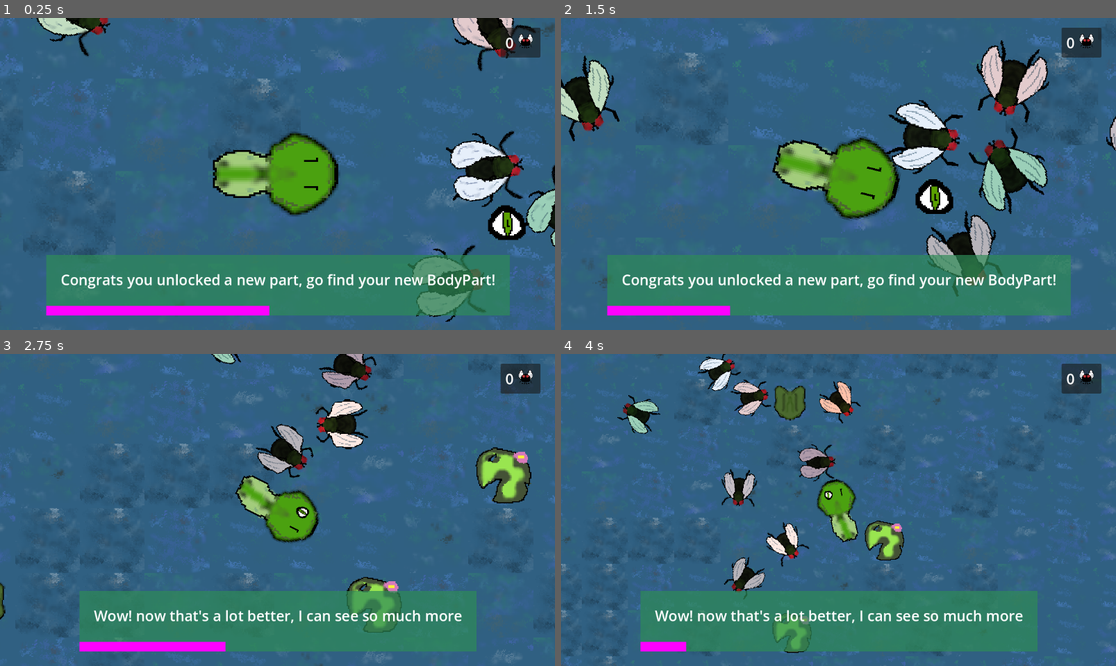
Above: before the commit, frames 1-4 (two rows, left to right).
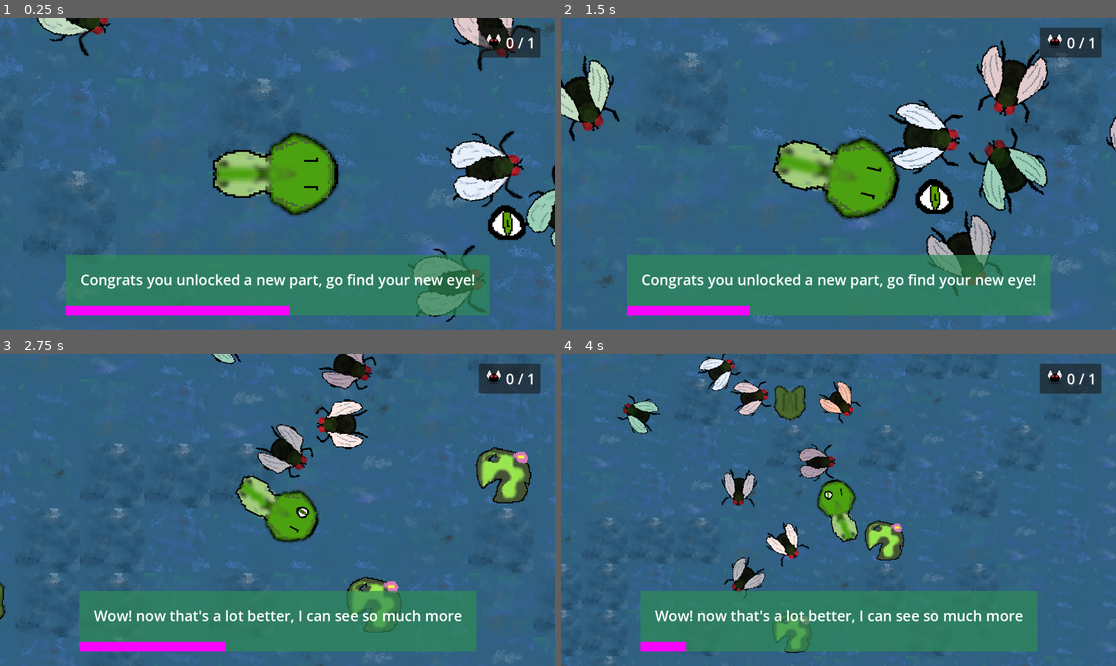
Above: after the commit, the same moments.

Repository: ibricchi/kikkerkoken
Game: Godot game, scene res://swamp.tscn
Same seed, same stepped clock (60 frames per second), same inputs: the game is played once before the commit and once after it.
Inputs:
- Up to frame 1 (0.25 s): no input
- Up to frame 2 (1.5 s): hold D (right) 0.53-1.28 s; tap Space (space) at 0.6, 1.35 s; hold S (down) from 1.28 s (still down)
- Up to frame 3 (2.75 s): release S (down) at 2.03 s; hold D (right) from 2.03 s (still down); tap Space (space) at 2.1 s
- Up to frame 4 (4 s): release D (right) at 2.78 s; hold W (up) 2.78-3.53 s; tap Space (space) at 2.85, 3.6 s; hold A (left) from 3.53 s (still down)

The runs differ from the first frame. In frame 1, 3.4% of the frame differs, in the area x 8-96%, y 3-96%; in frame 2, 3.5%; in frame 3, 0.5%; in frame 4, 0.5%.

Commit message:
Add cooldown ui percentage

Diff:
--- a/scripts/body_part.gd
+++ b/scripts/body_part.gd
@@ -45,7 +45,7 @@
 
 static func create_tounge() -> BodyPart:
 	var part: BodyPart = bp_scene.instantiate()
-	part.part_name = "eye"
+	part.part_name = "tounge"
 	part.part_type = PartType.TOUNGE
 	part.part_img = preload("res://assets/tounge.png")
 	return part
--- a/scripts/player.gd
+++ b/scripts/player.gd
@@ -8,6 +8,7 @@
 @export var push_force: float = 20000
 @export var rotation_speed: float = 10
 @export var zoom_time: float = 2
+@export var initial_zoom: Vector2 = Vector2(3, 3)
 
 # children
 @onready var camera: Camera2D = $camera
@@ -16,7 +17,7 @@
 @onready var right_eye = $right_eye
 
 # Internal info
-var zoom: Vector2 = Vector2(3, 3):
+var zoom: Vector2:
 	set(_zoom):
 		zoom = _zoom
 		camera.zoom = zoom
@@ -24,7 +25,7 @@
 var zoom_tween: Tween = create_tween()
 
 func _ready() -> void:
-	camera.zoom = zoom
+	zoom = initial_zoom
 
 func get_movement_input():
 	var input = Vector2()
--- a/scripts/swamp.gd
+++ b/scripts/swamp.gd
@@ -1,4 +1,5 @@
 extends Node
+class_name SwampLevel
 
 # Control vars
 @export var number_to_spwan: int = 20
@@ -12,6 +13,9 @@
 @onready var ui: SwampUI = $UI
 @onready var player: Player = $player
 
+# Signals
+signal points_changed(points, points_to_next_part)
+
 # Internal values
 var flies = []
 var points_to_next_part: int = 1;
@@ -19,11 +23,7 @@
 var points: int = 0:
 	set(new_points):
 		points = new_points
-		if not body_part_available and points >= points_to_next_part:
-			points -= points_to_next_part
-			points_to_next_part *= ptnp_mult
-			release_a_new_part()
-		ui.update_point_counter(points)
+		points_changed.emit(points, points_to_next_part)
 var in_order_parts: Array[Callable] = [
 	BodyPart.create_eye,
 ]
@@ -31,7 +31,10 @@
 	BodyPart.create_eye,
 	BodyPart.create_tounge,
 ]
-var body_part_available: bool = false
+var body_part_available: bool = false:
+	set(v):
+		body_part_available = v
+		check_points_for_parts()
 var target_body_part: BodyPart
 var seen_first_eye: bool = false
 
@@ -59,7 +62,7 @@
 			randf_range(random_y_start, random_y_end)
 		)
 		ui.show_direction_to(new_part)
-		ui.notify("Congrats you unlocked a new part, go find your new %s!" % new_part.name)
+		ui.notify("Congrats you unlocked a new part, go find your new %s!" % new_part.part_name)
 		body_part_available = true
 		target_body_part = new_part
 
@@ -71,12 +74,19 @@
 	if type == BodyPart.PartType.TOUNGE:
 		ui.notify("Press space to use your new sticky tounge!")
 
+func check_points_for_parts():
+	if not body_part_available and points >= points_to_next_part:
+		points -= points_to_next_part
+		points_to_next_part *= ptnp_mult
+		release_a_new_part()
+
 func entered_point_trap(fly: Node2D):
 	if fly is Fly:
 		flies.erase(fly)
 		self.remove_child(fly)
 		fly.queue_free()
 		points += 1
+		check_points_for_parts()
 		spawn_fly()
 
 # Called when the node enters the scene tree for the first time.
@@ -84,7 +94,8 @@
 	# setup ui
 	points = 0
 	ui.player = player
-
+	ui.connect_to_swamp_level_signals(self)
+	ui.connect_to_player_signals(player)
 	# spwan flies
 	for i in number_to_spwan:
 		spawn_fly()
--- a/scripts/swamp_ui.gd
+++ b/scripts/swamp_ui.gd
@@ -9,8 +9,20 @@
 # POINTS UI ELEMENT
 #
 @onready var points_label: Label = $MarginContainer/PanelContainer/MarginContainer/GridContainer/points
-func update_point_counter(points: int):
-	points_label.text = str(points)
+func update_point_counter(points: int, points_to_next: int):
+	points_label.text = "%d / %d" % [points, points_to_next]
+
+#
+# TOUNGE COOLDOWN UI ELEMEENT
+#
+@onready var tounge_img: TextureRect = $MarginContainer/PanelContainer/MarginContainer/GridContainer/tounge_img
+@onready var tounge_level: Label = $MarginContainer/PanelContainer/MarginContainer/GridContainer/tounge
+func tounge_cooldown(level: float):
+	if not tounge_img.visible:
+		tounge_img.visible = true
+	if not tounge_level.visible:
+		tounge_level.visible = true
+	tounge_level.text = "%d%s" % [round((level) * 100), "%"]
 
 #
 # NOTIFICATION SYSTEM
@@ -54,6 +66,17 @@
 		var direction = player.global_position - target.global_position
 		arrow.rotation = atan2(direction.y, direction.x) - PI / 2
 
+#
+# Connext to level signals
+#
+func connect_to_swamp_level_signals(level: SwampLevel):
+	level.points_changed.connect(update_point_counter)
+
+#
+# Connect to player signals
+#
+func connect_to_player_signals(player: Player):
+	player.tounge.tounge_cooldown_level.connect(tounge_cooldown)
 
 func _process(delta: float):
 	process_notification(delta)
--- a/scripts/tounge.gd
+++ b/scripts/tounge.gd
@@ -1,23 +1,32 @@
 extends Node2D
 class_name Tounge
 
+# config
 @export var tounge_time: float = 3
 @export var tounge_extend_speed: float = 1
 @export var tounge_retract_speed: float = 1
+@export var max_length: float = 3
+@export var tounge_cooldown: float = 5
+
+# children
 @onready var tounge_timer = $Timer
 @onready var tounge_reset_timer = $Timer2
 @onready var tounge_area = $tounge_area
-@export var max_length: float = 3
-@export var tounge_cooldown: float = 5
+
+# signals
+signal tounge_cooldown_level(level)
+
+# internal
 var tounge_out: bool = false
 var tounge_ready: bool = true
+var tounge_tween: Tween = create_tween()
+var caputred_fly_original_parent: Node2D
+var caputred_flies: Array[Fly] = []
 
 func is_ready() -> bool:
 	return tounge_ready
 
-var tounge_tween: Tween = create_tween()
 func extend_tounge():
-	print("extending tounge")
 	if tounge_tween.is_valid():
 		tounge_tween.kill()
 	tounge_tween = create_tween()
@@ -29,35 +38,31 @@
 	tounge_timer.start(tounge_time)
 
 func retract_tounge():
-	print("retracging tounge")
 	if tounge_tween.is_valid():
 		tounge_tween.kill()
 	tounge_tween = create_tween()
 	tounge_tween.tween_property(tounge_area, "scale", Vector2(0, 0), tounge_retract_speed)
 
 	release_flies()
+	tounge_cooldown_level.emit(0.0)
 	tounge_out = false
-	tounge_reset_timer.timeout.connect(func(): print("asdasdasdasd");tounge_ready = true)
+	tounge_reset_timer.timeout.connect(func():
+		tounge_ready = true
+		print("emitted here1")
+		tounge_cooldown_level.emit(1.0)
+	)
 	tounge_reset_timer.start(tounge_cooldown)
-	print(tounge_cooldown)
 
-var caputred_fly_original_parent: Node2D
-var caputred_flies: Array[Fly] = []
-func _ready() -> void:
-	tounge_area.body_entered.connect(func(obj):
-		if obj is Fly and obj not in caputred_flies and tounge_out:
-			capture_fly(obj)
-	)
-	#body_exited.connect(func(obj): if obj is Fly: release_fly(obj))
-
-func capture_fly(fly: Fly):
-	fly.freeze()
-	var gp = fly.global_position
-	caputred_fly_original_parent = fly.get_parent()
-	caputred_flies.push_back(fly)
-	caputred_fly_original_parent.remove_child(fly)
-	add_child(fly)
-	fly.global_position = gp
+func capture_fly(obj: Node):
+	if obj is Fly and obj not in caputred_flies and tounge_out:
+		var fly: Fly = obj
+		fly.freeze()
+		var gp = fly.global_position
+		caputred_fly_original_parent = fly.get_parent()
+		caputred_flies.push_back(fly)
+		caputred_fly_original_parent.remove_child(fly)
+		add_child(fly)
+		fly.global_position = gp
 
 func release_flies():
 	for child in get_children():
@@ -69,3 +74,12 @@
 			fly.unfreeze()
 			fly.global_position = gp
 	caputred_flies = []
+
+func _ready() -> void:
+	tounge_area.body_entered.connect(capture_fly)
+
+func _process(delta: float) -> void:
+	if tounge_out:
+		tounge_cooldown_level.emit(tounge_timer.time_left / tounge_time)
+	elif not tounge_ready:
+		tounge_cooldown_level.emit(1 - tounge_reset_timer.time_left / tounge_cooldown)
--- a/swamp.tscn
+++ b/swamp.tscn
@@ -98,6 +98,12 @@
 layout_mode = 2
 columns = 2
 
+[node name="TextureRect" type="TextureRect" parent="UI/MarginContainer/PanelContainer/MarginContainer/GridContainer"]
+layout_mode = 2
+texture = ExtResource("7_xi4gg")
+expand_mode = 3
+stretch_mode = 5
+
 [node name="points" type="Label" parent="UI/MarginContainer/PanelContainer/MarginContainer/GridContainer"]
 layout_mode = 2
 theme_override_font_sizes/font_size = 30
@@ -105,11 +111,20 @@
 horizontal_alignment = 1
 vertical_alignment = 1
 
-[node name="TextureRect" type="TextureRect" parent="UI/MarginContainer/PanelContainer/MarginContainer/GridContainer"]
+[node name="tounge_img" type="TextureRect" parent="UI/MarginContainer/PanelContainer/MarginContainer/GridContainer"]
+visible = false
 layout_mode = 2
 texture = ExtResource("7_xi4gg")
 expand_mode = 3
 stretch_mode = 5
+
+[node name="tounge" type="Label" parent="UI/MarginContainer/PanelContainer/MarginContainer/GridContainer"]
+visible = false
+layout_mode = 2
+theme_override_font_sizes/font_size = 30
+text = "0"
+horizontal_alignment = 1
+vertical_alignment = 1
 
 [node name="NotificationContainer" type="MarginContainer" parent="UI"]
 visible = false
